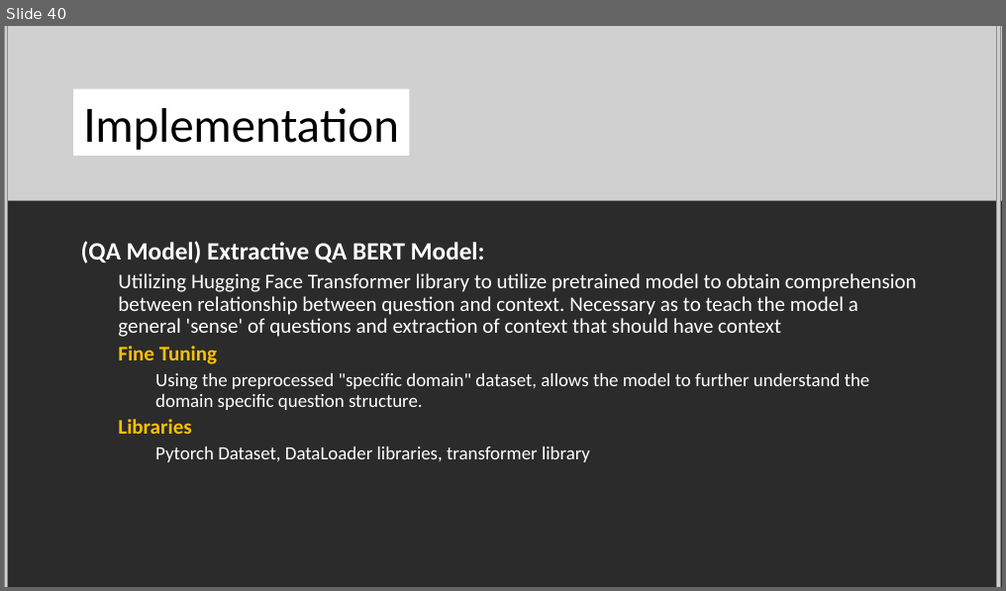
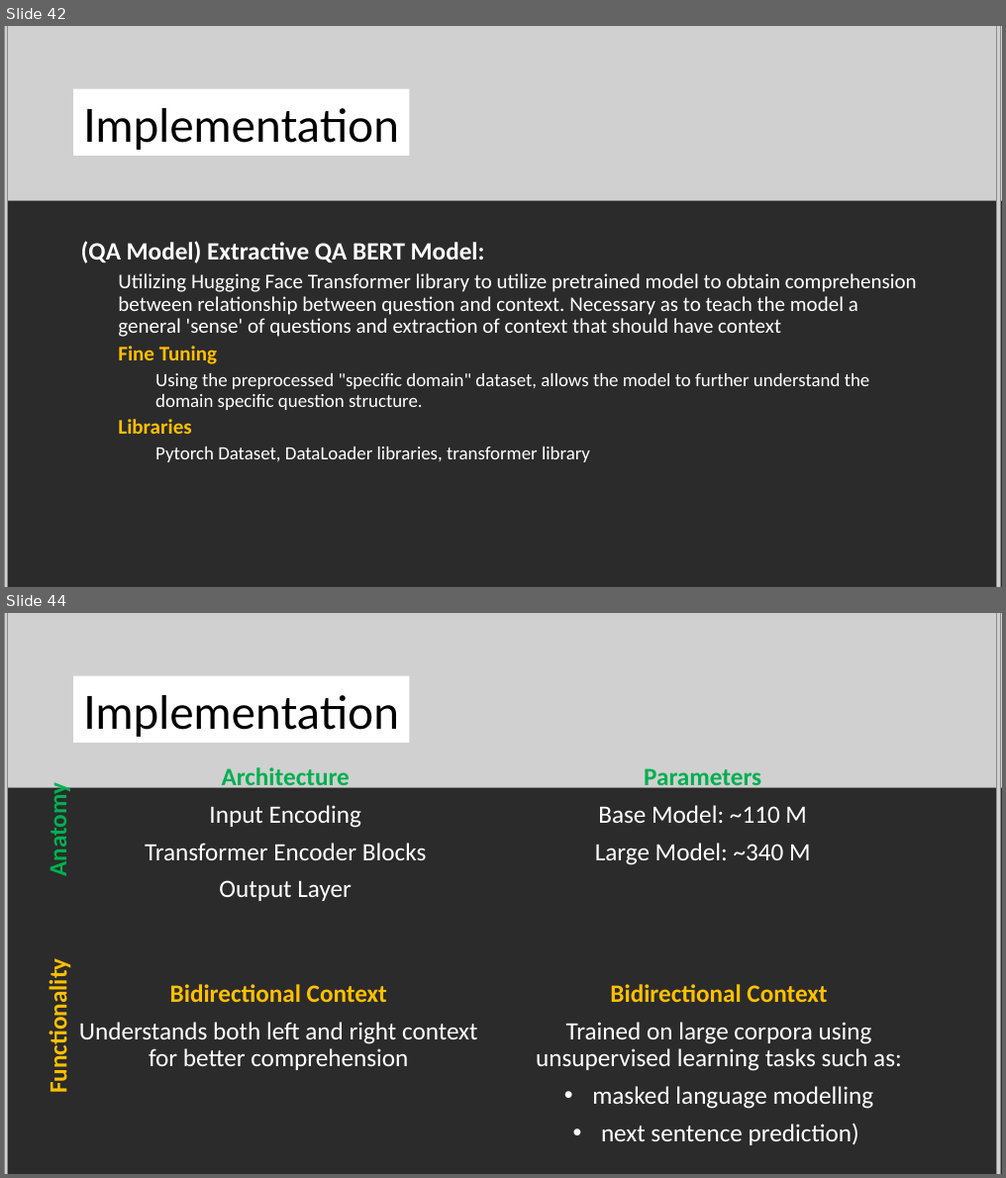
Before and after one commit to LoloMarty/2024-, a slide deck: CS4210/finalPresentation.pptx. Shown one above the other, each under a label of ours: slide 40 before the commit, slides 42 and 44 after it; the slides between them are not shown. The pictures are 1006x591 and 1006x1178 pixels, drawn with LibreOffice and Linux fonts; fonts in the diff are those of the drawing; grey boxes stand for pictures; background and template pictures are left out; a plain dark background stands for a picture behind light text. Boxes give left, top, right and bottom in pixels: in the first picture for what was removed or moved away, otherwise in the second. Text is boxed around its words. In the diff, an @@ line names an element or a change of style, - is before the commit and + after.

```diff
--- a/CS4210/finalPresentation.pptx
+++ b/CS4210/finalPresentation.pptx
@@ slide 44 added at (x1=4, y1=613, x2=1002, y2=1174), background picture (left out) @@
@@ picture added at (x1=4, y1=613, x2=1002, y2=788) @@
@@ picture added at (x1=4, y1=613, x2=8, y2=1174) @@
@@ picture added at (x1=997, y1=613, x2=1000, y2=1174) @@
@@ rectangle added at (x1=73, y1=676, x2=410, y2=743), fill #FFFFFF, 44 pt, text #000000 @@
+Implementation
@@ text added at (x1=145, y1=767, x2=426, y2=901), 24 pt, text #FFFFFF @@
+Architecture
+Input Encoding
+Transformer Encoder Blocks
+Output Layer
@@ text added at (x1=595, y1=768, x2=811, y2=865), 24 pt, text #FFFFFF @@
+Parameters
+Base Model: ~110 M
+Large Model: ~340 M
@@ text added at (x1=43, y1=792, x2=73, y2=874), 24 pt, text #00B050, bold @@
+Anatomy
@@ text added at (x1=43, y1=971, x2=73, y2=1089), 24 pt, text #FFC000, bold @@
+Functionality
@@ text added at (x1=79, y1=984, x2=477, y2=1070), 24 pt, text #FFFFFF @@
+Bidirectional Context
+Understands both left and right context for better comprehension
@@ text added at (x1=536, y1=984, x2=902, y2=1146), 24 pt, text #FFFFFF @@
+Bidirectional Context
+Trained on large corpora using unsupervised learning tasks such as:
+• masked language modelling
+• next sentence prediction)
@@ what was slide 40 is now slide 42 @@
```
Also in this commit, not shown: 5 slides changed, 9 other slides added, 3 slides removed.
